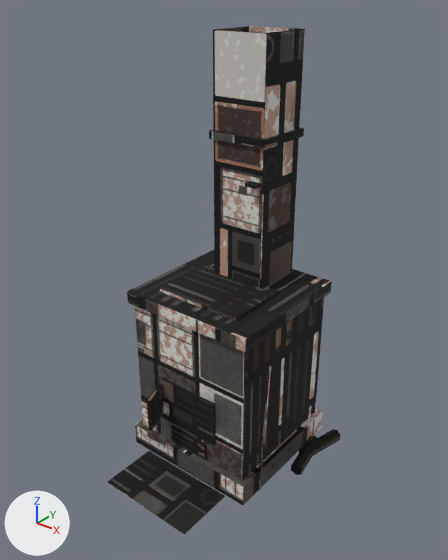
One commit to the glTF model assets/models/kedr/stove_brick.glb: the scene before it, then after it.
The view is the same before and after, from a 50 mm camera at (2.26, -2.9, 3.06) aimed at (0.1, -0.2, 1.39). Lighting does not change. The marker at lower left points along +X, +Y and +Z. The picture after the commit comes second. Vertices at exactly the same position are counted once.

In view in the first picture: 'stove_brick_lo'.
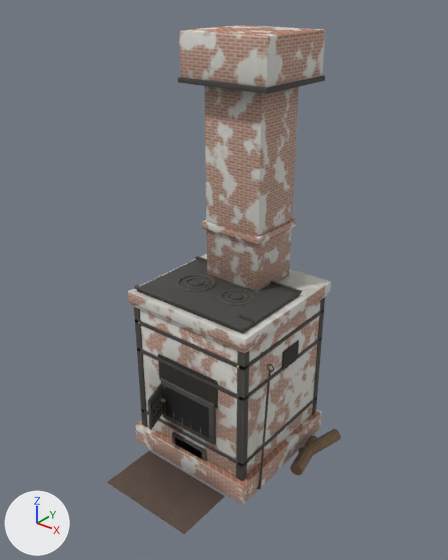
Pixel boxes [x1, y1, x2, y2] of what changed, in the pictures (448 x 560 px):
'stove_brick_lo', reshaped
    before: [107, 26, 340, 534]
    after: [107, 25, 341, 534]
part 1 of me_stove_brick_lo, added
    after: [190, 279, 203, 286]
part 2 of me_stove_brick_lo, added
    after: [231, 294, 242, 300]
part 3 of me_stove_brick_lo, added
    after: [165, 386, 209, 438]
part 4 of me_stove_brick_lo, added
    after: [158, 354, 218, 408]
part 5 of me_stove_brick_lo, added
    after: [175, 437, 202, 459]
part 6 of me_stove_brick_lo, added
    after: [282, 340, 299, 370]
part 7 of me_stove_brick_lo, rebuilt
    before: [213, 26, 305, 288]
    after: [205, 86, 299, 291]
part 8 of me_stove_brick_lo, rebuilt
    before: [171, 426, 206, 459]
    after: [172, 432, 206, 461]
part 9 of me_stove_brick_lo, rebuilt (35% wider, 34% taller)
    before: [160, 266, 280, 321]
    after: [137, 259, 299, 333]
part 10 of me_stove_brick_lo, deleted
    before: [209, 128, 304, 149]
part 11 of me_stove_brick_lo, deleted
    before: [245, 181, 261, 189]
part 12 of me_stove_brick_lo, built on
    before: [127, 281, 340, 489]
    after: [107, 219, 341, 534]
part 13 of me_stove_brick_lo, added
    after: [178, 25, 325, 94]
part 14 of me_stove_brick_lo, surface changed
    both: [161, 380, 314, 488]

The change in detail:
Material 'stove_brick_baked' (mat_stove_brick_baked) is new.
Its texture is img_stove_brick.
Its roughness is 0.8.
me_stove_brick_lo is used by ob_stove_brick_lo; location (0.0, 0.0, 0.0).
me_stove_brick_lo had 128 vertices, 172 faces and spanned x -0.49..0.68, y -0.9..0.49, z 0.0..2.8.
me_stove_brick_lo no longer uses material mat_stove_brick_lo (picture img_stove_brick).
me_stove_brick_lo now has 3334 vertices, 6380 faces and spans x -0.49..0.68, y -0.9..0.49, z 0.0..2.8.
me_stove_brick_lo part 1: a new loose piece, a 16-sided cylinder along z spanning x -0.212..-0.128, y -0.192..-0.108, z 1.264..1.276, in mat_stove_brick_baked (picture img_stove_brick).
me_stove_brick_lo part 2: a new loose piece, a 16-sided cylinder along z spanning x 0.125..0.195, y -0.185..-0.115, z 1.264..1.276, in mat_stove_brick_baked (picture img_stove_brick).
me_stove_brick_lo part 3: a new loose piece, a box spanning x -0.19..0.19, y -0.469..-0.439, z 0.38..0.62, in mat_stove_brick_baked (picture img_stove_brick).
me_stove_brick_lo part 4: a new loose piece, a box spanning x -0.25..0.25, y -0.455..-0.451, z 0.64..0.84, in mat_stove_brick_baked (picture img_stove_brick).
me_stove_brick_lo part 5: a new loose piece, a box spanning x -0.12..0.12, y -0.464..-0.444, z 0.135..0.225, in mat_stove_brick_baked (picture img_stove_brick).
me_stove_brick_lo part 6: a new loose piece, a box spanning x 0.438..0.458, y -0.04..0.14, z 0.79..0.93, in mat_stove_brick_baked (picture img_stove_brick).
me_stove_brick_lo part 7: the loose piece of 8 vertices spanning x -0.19..0.19, y 0.06..0.44, z 1.24..2.8 is rebuilt with 56 vertices and now spans x -0.21..0.21, y 0.0..0.38, z 1.24..2.8, in mat_stove_brick_baked (picture img_stove_brick).
me_stove_brick_lo part 8: the loose piece of 8 vertices spanning x -0.15..0.15, y -0.47..-0.45, z 0.18..0.3 is rebuilt with 56 vertices and now spans x -0.15..0.15, y -0.46..-0.45, z 0.12..0.25, in mat_stove_brick_baked (picture img_stove_brick).
me_stove_brick_lo part 9: the loose piece of 8 vertices spanning x -0.31..0.31, y -0.35..0.11, z 1.24..1.26 is rebuilt with 56 vertices and now spans x -0.43..0.43, y -0.44..0.16, z 1.24..1.27, in mat_stove_brick_baked (picture img_stove_brick).
me_stove_brick_lo part 10: the loose piece of 8 vertices spanning x -0.21..0.21, y 0.04..0.46, z 2.17..2.23 is deleted.
me_stove_brick_lo part 11: the loose piece of 8 vertices spanning x 0.1..0.18, y 0.0..0.06, z 1.94..1.96 is deleted.
me_stove_brick_lo part 12: 9 vertices moved from x -0.17..0.65, y -0.65..0.45, z 0.03..0.99 to x -0.17..0.67, y -0.65..0.44, z 0.01..0.95; 18 vertices removed from x -0.48..0.68, y -0.65..0.48, z 0.03..1.15; 2604 vertices added at x -0.49..0.68, y -0.9..0.49, z 0.0..1.64.
me_stove_brick_lo part 13: 112 vertices added at x -0.32..0.32, y -0.11..0.49, z 2.51..2.8.
me_stove_brick_lo part 14: 9 kept faces spanning x -0.23..0.67, y -0.47..0.44, z 0.0..0.95 get new texture (UV) coordinates.
Other edits to the shape of me_stove_brick_lo do not show in these pictures.
me_stove_brick_lo gains material mat_stove_brick_baked (picture img_stove_brick).
